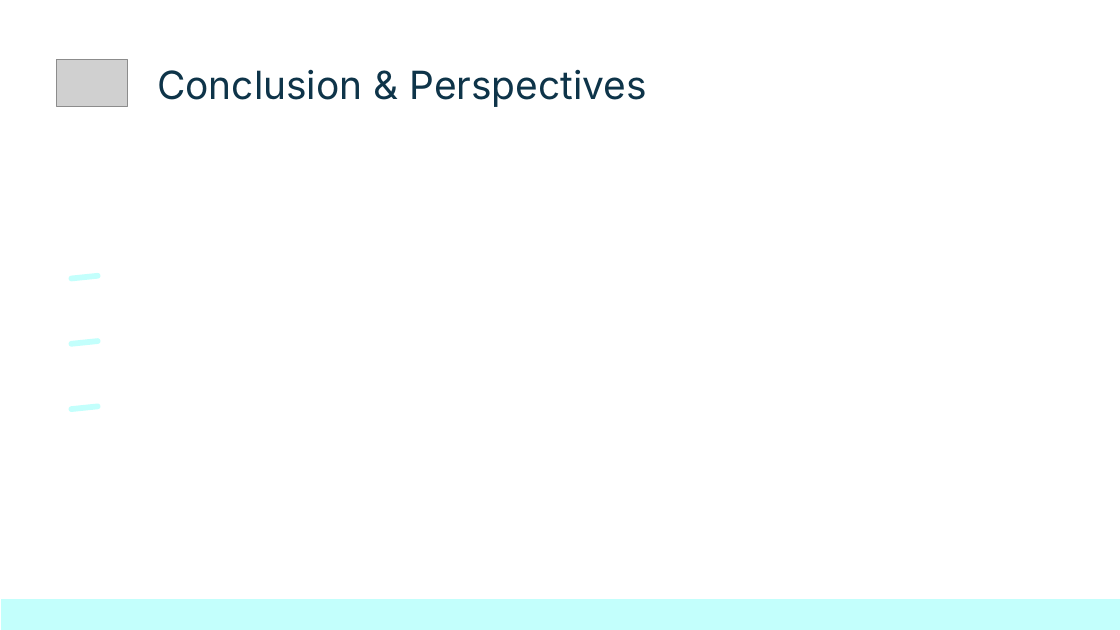
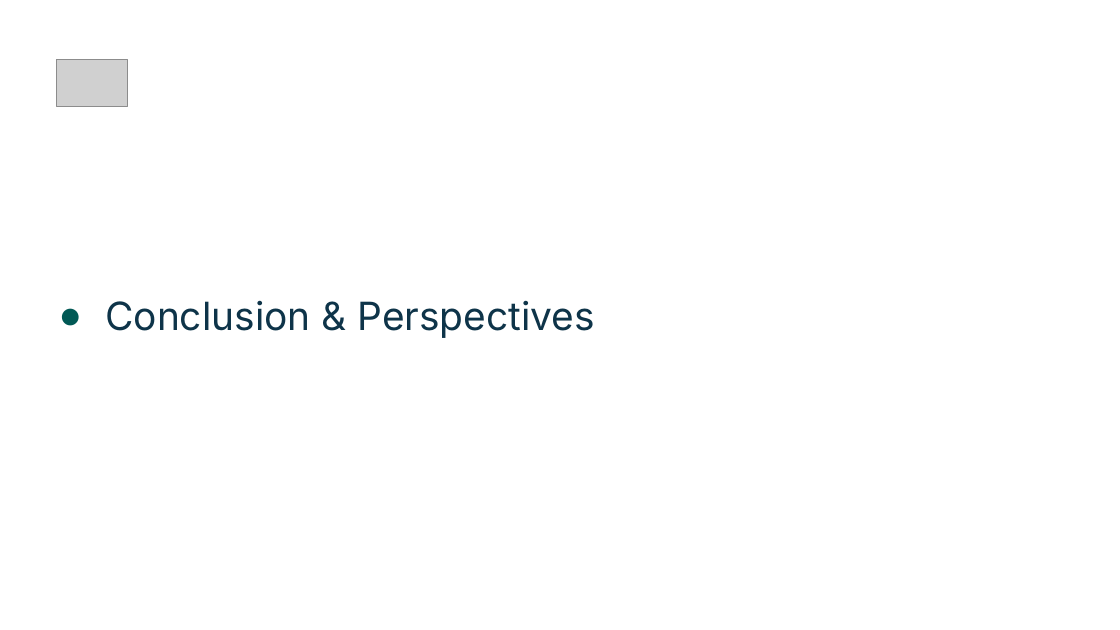
Before and after one commit to baigalmaa-baatar/Predict-energy-consumption, a slide deck: slide 27 of modeling/Final_Project_Slides.pptx (slide 12 before the commit). Drawn at 1120x630 pixels with LibreOffice and Linux fonts; fonts in the diff are those of the drawing; grey boxes stand for pictures. Boxes give left, top, right and bottom in pixels: in the first picture for what was removed or moved away, otherwise in the second. Text is boxed around its words. In the diff, an @@ line names an element or a change of style, - is before the commit and + after.

```diff
--- a/modeling/Final_Project_Slides.pptx
+++ b/modeling/Final_Project_Slides.pptx
@@ title "Conclusion & Perspectives": place and size @@
-title "Conclusion & Perspectives" at (157, 69, 646, 107)
+title "Conclusion & Perspectives" at (105, 300, 595, 338)
@@ title "Conclusion & Perspectives" at (105, 300, 595, 338): bullet none to ●; vertical alignment top to middle @@
@@ rounded rectangle removed at (68, 273, 101, 282) @@
@@ rounded rectangle removed at (68, 338, 101, 347) @@
@@ rounded rectangle removed at (68, 404, 101, 413) @@
@@ rectangle removed at (1, 599, 1120, 629) @@
```
Also in this commit, not shown: 4 other slides changed, 19 slides added, 3 slides removed.
